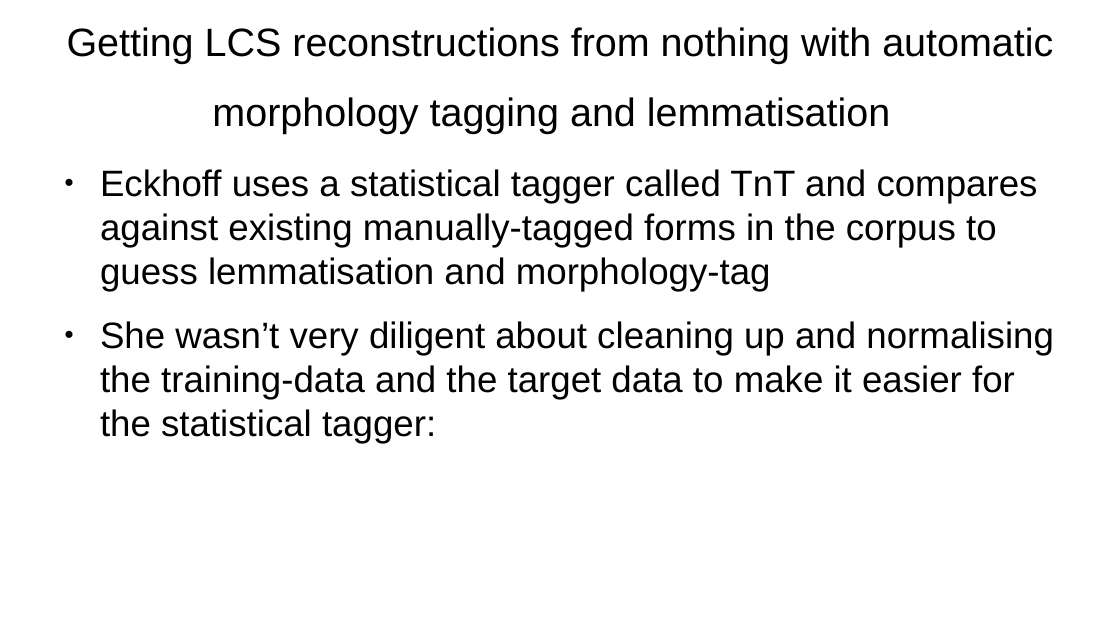
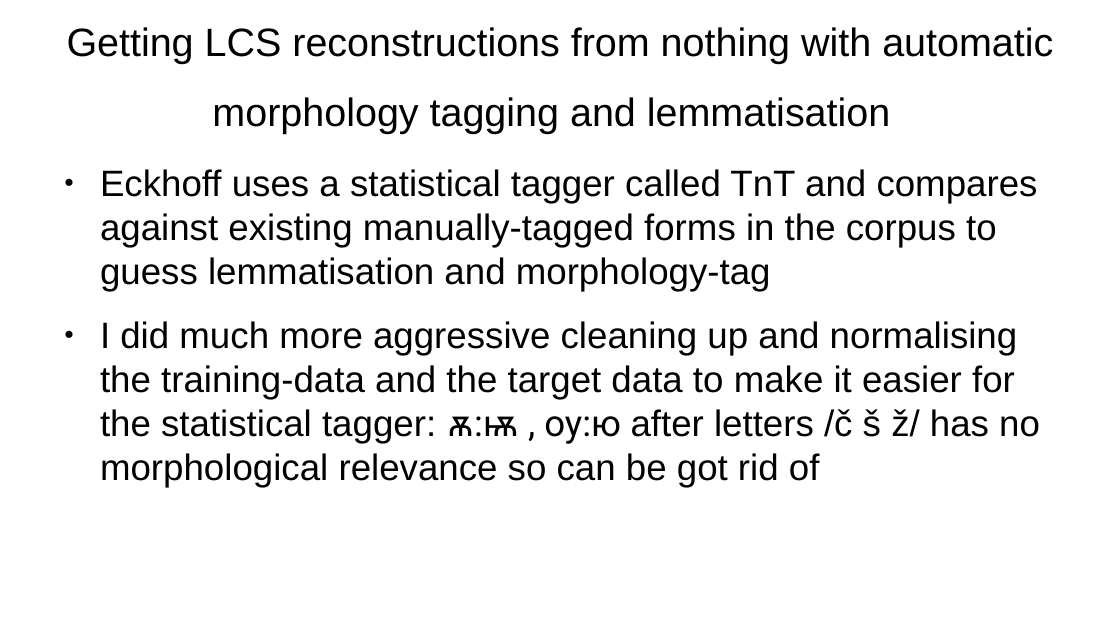
Before and after one commit to 12401453/torot_2023, a slide deck: slide 21 of presentation/thesis_workshop_slides.odp (slide 19 before the commit). Drawn at 1120x630 pixels with LibreOffice and Linux fonts; fonts in the diff are those of the drawing. Boxes give left, top, right and bottom in pixels: in the first picture for what was removed or moved away, otherwise in the second. Text is boxed around its words. In the diff, an @@ line names an element or a change of style, - is before the commit and + after.

```diff
--- a/presentation/thesis_workshop_slides.odp
+++ b/presentation/thesis_workshop_slides.odp
@@ text at [100, 321, 1040, 487]: text changed @@
-● She wasn’t very diligent about cleaning up and normalising the training-data and the target data to make it easier for the statistical tagger:
+● I did much more aggressive cleaning up and normalising the training-data and the target data to make it easier for the statistical tagger: ѫ:ѭ , оу:ю after letters /č š ž/ has no morphological relevance so can be got rid of
```
Also in this commit, not shown: 2 other slides changed, 2 slides added, 1 other file.
